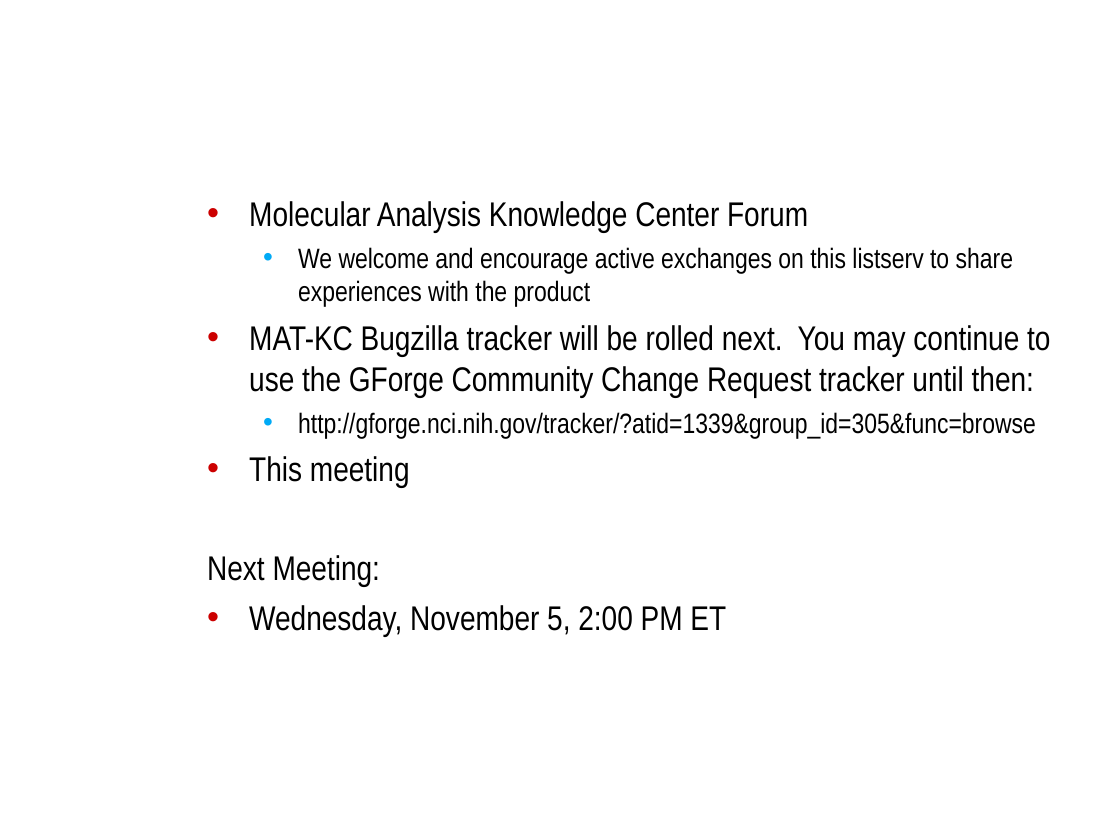
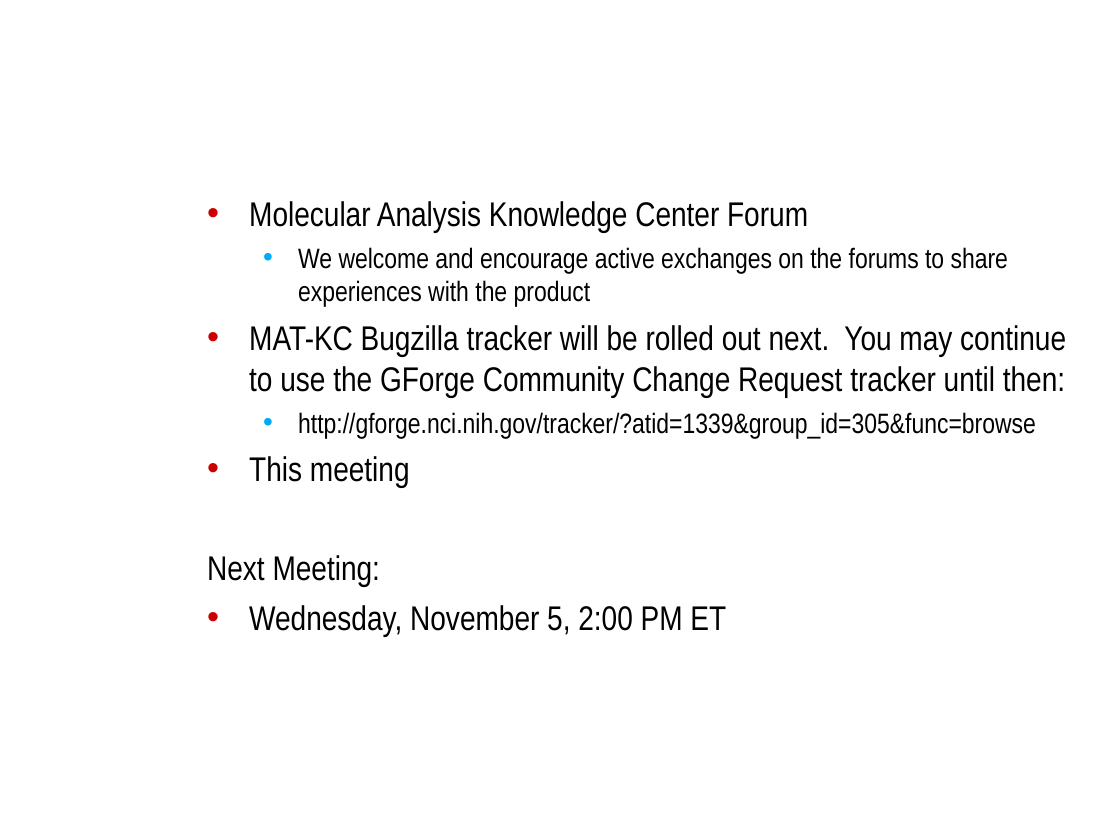
Before and after one commit to NCIP/caarray-docs, a slide deck: slide 12 of project_management/open_meetings/caArray User Community Meeting 2008.10.01.ppt. Drawn at 1120x840 pixels with LibreOffice and Linux fonts; fonts in the diff are those of the drawing; background and template pictures are left out. Boxes give left, top, right and bottom in pixels: in the first picture for what was removed or moved away, otherwise in the second. Text is boxed around its words. In the diff, an @@ line names an element or a change of style, - is before the commit and + after.

Commit message:
typos fixed

```diff
--- a/project_management/open_meetings/caArray User Community Meeting 2008.10.01.ppt
+++ b/project_management/open_meetings/caArray User Community Meeting 2008.10.01.ppt
@@ text at <box>249,247,1066,398</box>: text changed @@
-  • We welcome and encourage active exchanges on this listserv to share experiences with the product
-• MAT-KC Bugzilla tracker will be rolled next. You may continue to use the GForge Community Change Request tracker until then:
+  • We welcome and encourage active exchanges on the forums to share experiences with the product
+• MAT-KC Bugzilla tracker will be rolled out next. You may continue to use the GForge Community Change Request tracker until then:
```
Also in this commit, not shown: 2 other slides changed.
